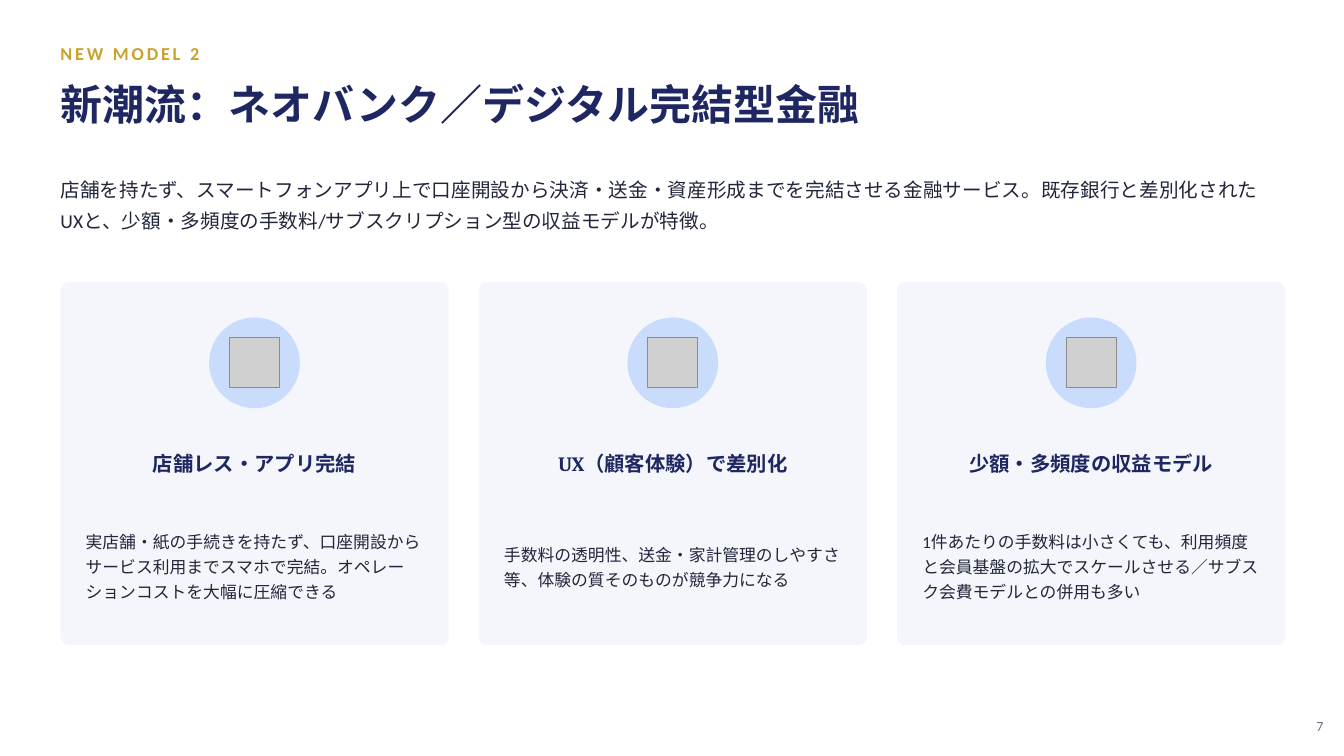
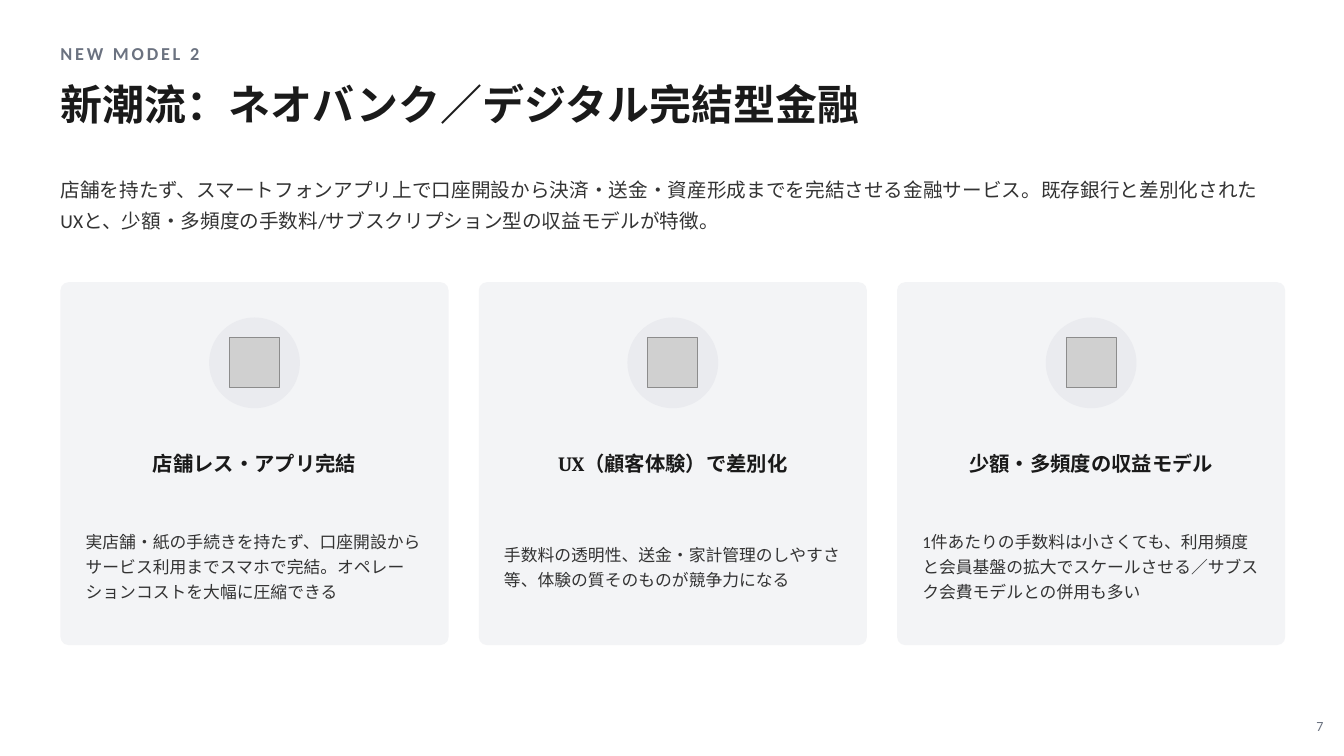
Before and after one commit to nasukazunori/NasuVault2, a slide deck: slide 7 of 信吾/NRI/添付ファイル/金融ビジネスモデル_GD対策.pptx. Drawn at 1344x756 pixels with LibreOffice and Linux fonts; fonts in the diff are those of the drawing; grey boxes stand for pictures. Boxes give left, top, right and bottom in pixels: in the first picture for what was removed or moved away, otherwise in the second. Text is boxed around its words. In the diff, an @@ line names an element or a change of style, - is before the commit and + after.

```diff
--- a/信吾/NRI/添付ファイル/金融ビジネスモデル_GD対策.pptx
+++ b/信吾/NRI/添付ファイル/金融ビジネスモデル_GD対策.pptx
@@ text "NEW MODEL 2" at box(60, 48, 199, 60): text colour #C9A227 to #6B7280 @@
@@ fill #F4F6FB to #F3F4F6 in 3 elements at box(60, 282, 449, 645), box(479, 282, 867, 645), box(897, 282, 1286, 645) @@
@@ fill #CADCFC to #EAEBEF in 3 elements at box(210, 318, 300, 408), box(627, 318, 718, 408), box(1047, 318, 1137, 408) @@
@@ text colour #1E2761 to #1A1A1A in 4 elements at box(60, 83, 859, 124), box(153, 453, 356, 473), box(558, 453, 788, 473), box(969, 453, 1213, 473) @@
@@ text colour #22263A to #333333 in 4 elements at box(60, 180, 1257, 230), box(86, 534, 421, 600), box(504, 547, 840, 588), box(922, 535, 1258, 600) @@
```
Also in this commit, not shown: 10 other slides changed.
